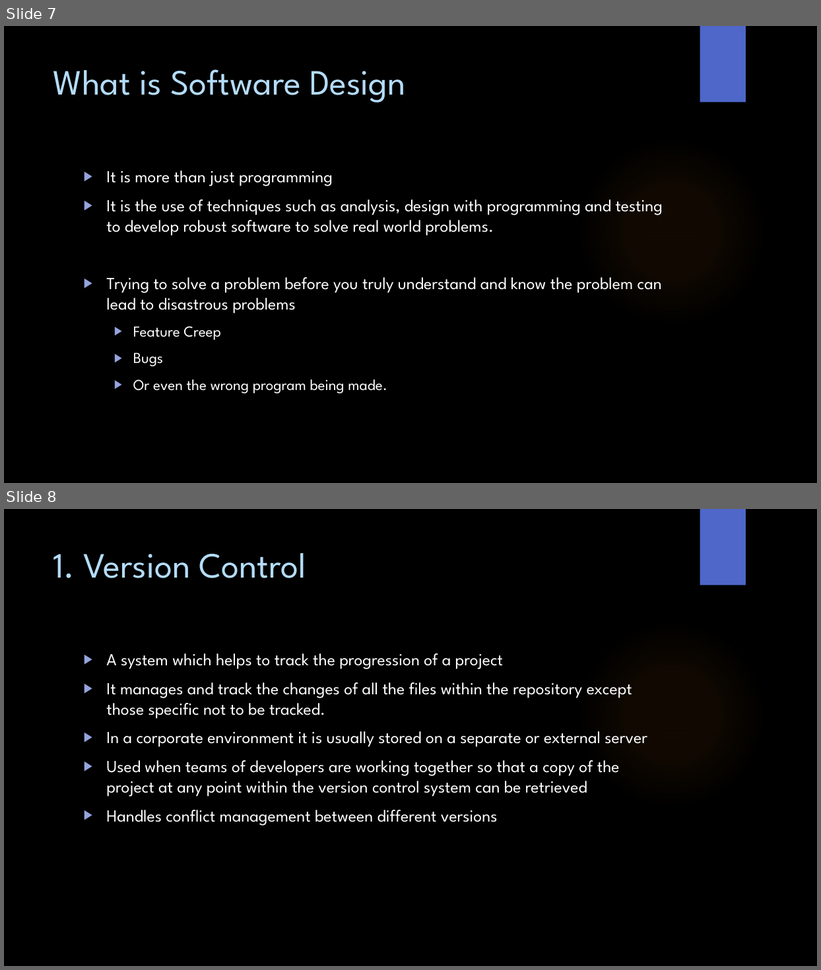
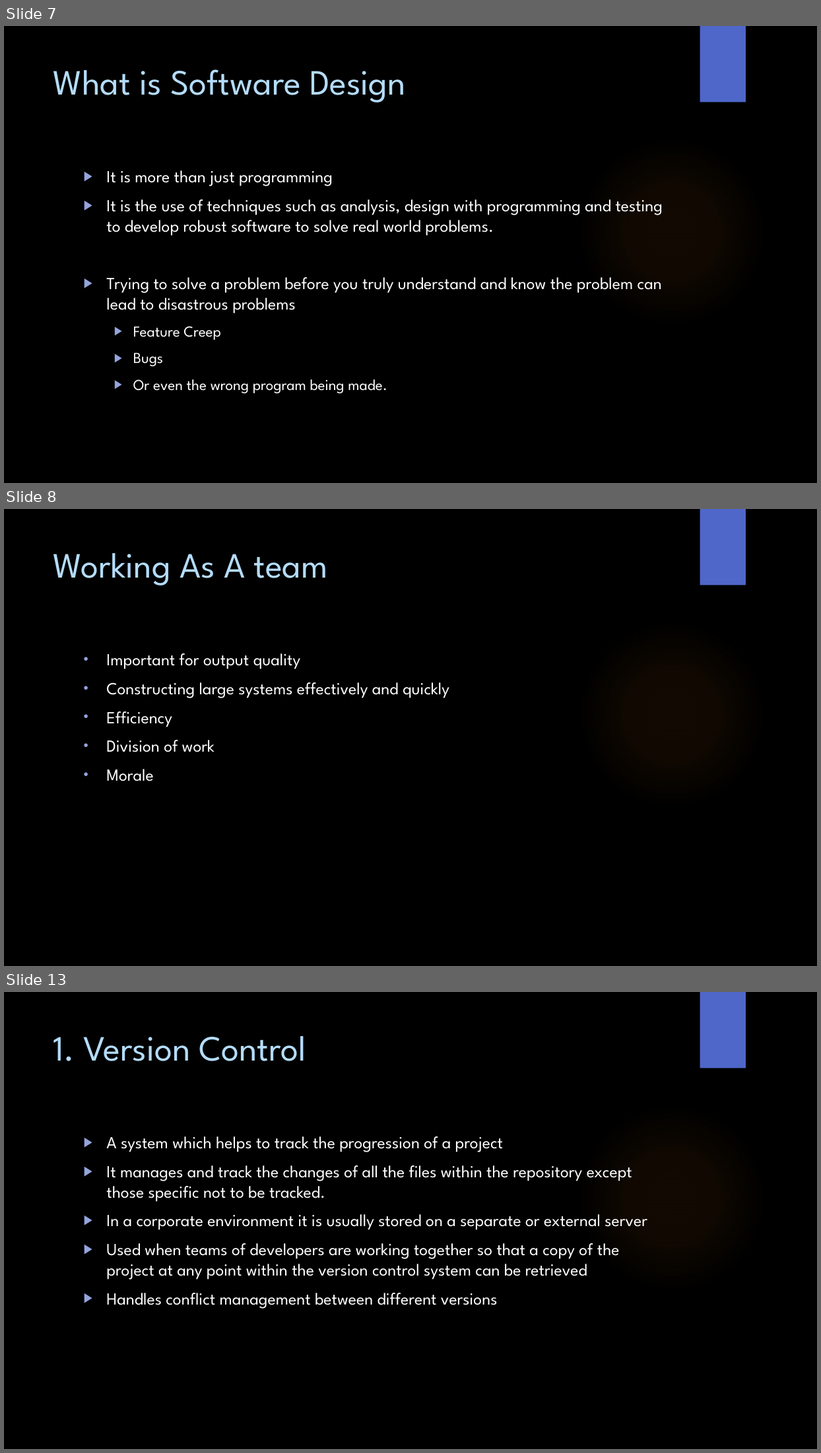
Before and after one commit to WitsSoftDev/SoftDev2016, a slide deck: Session 1/Softdev Session 1 2016.pptx. Shown one above the other, each under a label of ours: slides 7 and 8 before the commit, slides 7, 8 and 13 after it; the slides between them are not shown. The pictures are 821x970 and 821x1453 pixels, drawn with LibreOffice and Linux fonts; fonts in the diff are those of the drawing; background and template pictures are left out. Boxes give left, top, right and bottom in pixels: in the first picture for what was removed or moved away, otherwise in the second. Text is boxed around its words. In the diff, an @@ line names an element or a change of style, - is before the commit and + after.

```diff
--- a/Session 1/Softdev Session 1 2016.pptx
+++ b/Session 1/Softdev Session 1 2016.pptx
@@ slide 8 added at (x1=4, y1=509, x2=817, y2=966), background picture (left out); not listed: 2 template elements that a slide beside it also shows @@
@@ title added at (x1=54, y1=553, x2=327, y2=586), 42 pt, text #B4DCFA @@
+Working As A team
@@ text added at (x1=106, y1=654, x2=450, y2=782), 20 pt, text #FFFFFF @@
+• Important for output quality
+• Constructing large systems effectively and quickly
+• Efficiency
+• Division of work
+• Morale
@@ what was slide 8 is now slide 13 @@
```
Also in this commit, not shown: 5 other slides added, 1 other file.
